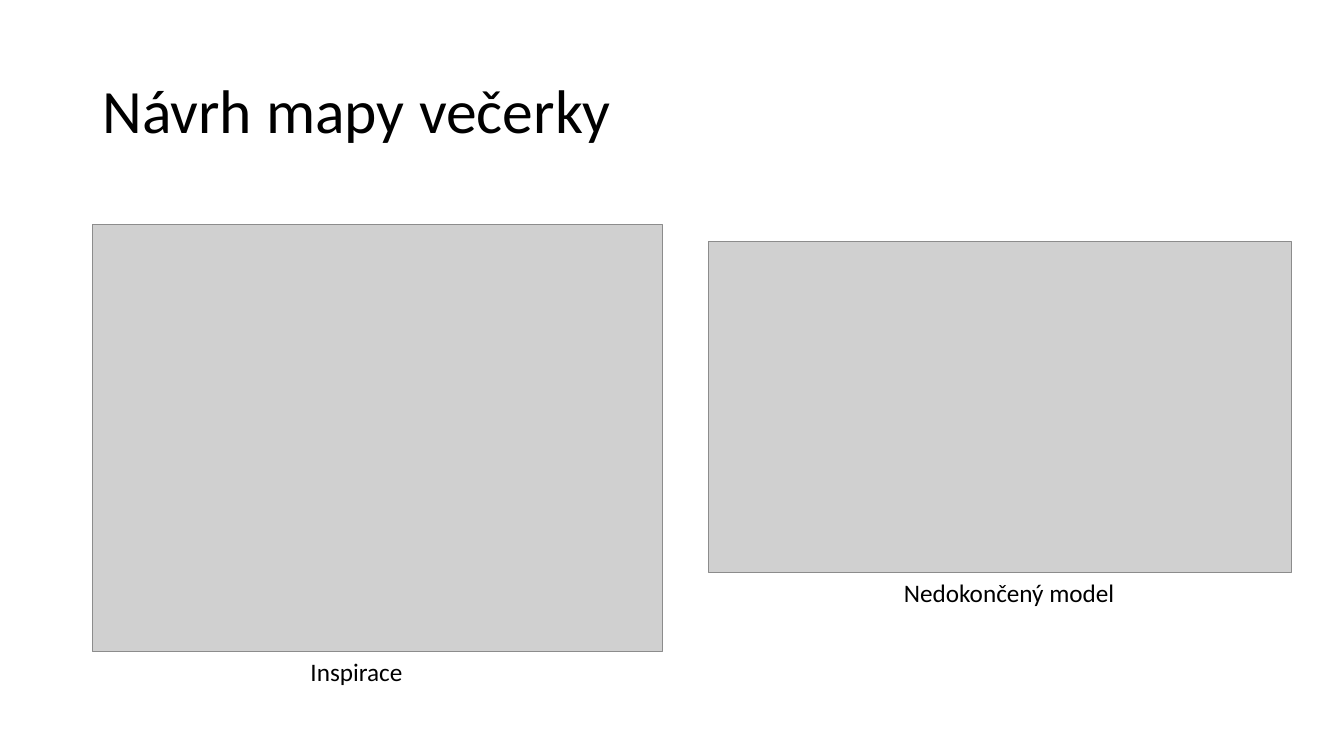
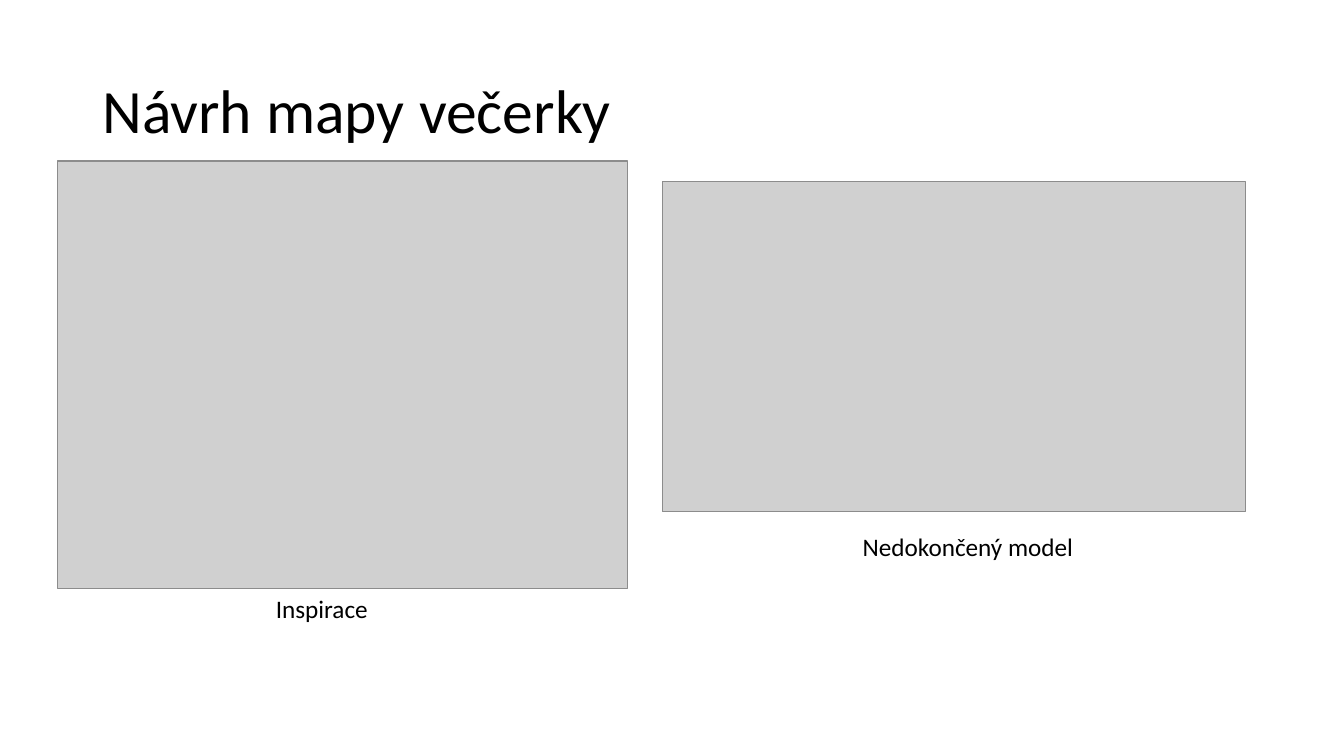
Before and after one commit to honzanugeta/VietnamecSimulator, a slide deck: slide 5 of VietnamecSimulator.pptx. Drawn at 1344x756 pixels with LibreOffice and Linux fonts; fonts in the diff are those of the drawing; grey boxes stand for pictures; background and template pictures are left out. Boxes give left, top, right and bottom in pixels: in the first picture for what was removed or moved away, otherwise in the second. Text is boxed around its words. In the diff, an @@ line names an element or a change of style, - is before the commit and + after.

```diff
--- a/VietnamecSimulator.pptx
+++ b/VietnamecSimulator.pptx
@@ picture: place and size @@
-picture at [93, 225, 662, 652]
+picture at [57, 161, 627, 589]
@@ picture: place and size @@
-picture at [709, 242, 1293, 573]
+picture at [662, 181, 1246, 512]
@@ text "Nedokončený model": place and size @@
-text "Nedokončený model" at [904, 584, 1114, 606]
+text "Nedokončený model" at [863, 538, 1073, 560]
@@ text "Inspirace": place and size @@
-text "Inspirace" at [310, 663, 402, 685]
+text "Inspirace" at [276, 600, 368, 622]
```
Also in this commit, not shown: 2 other slides changed, 2 other files.
